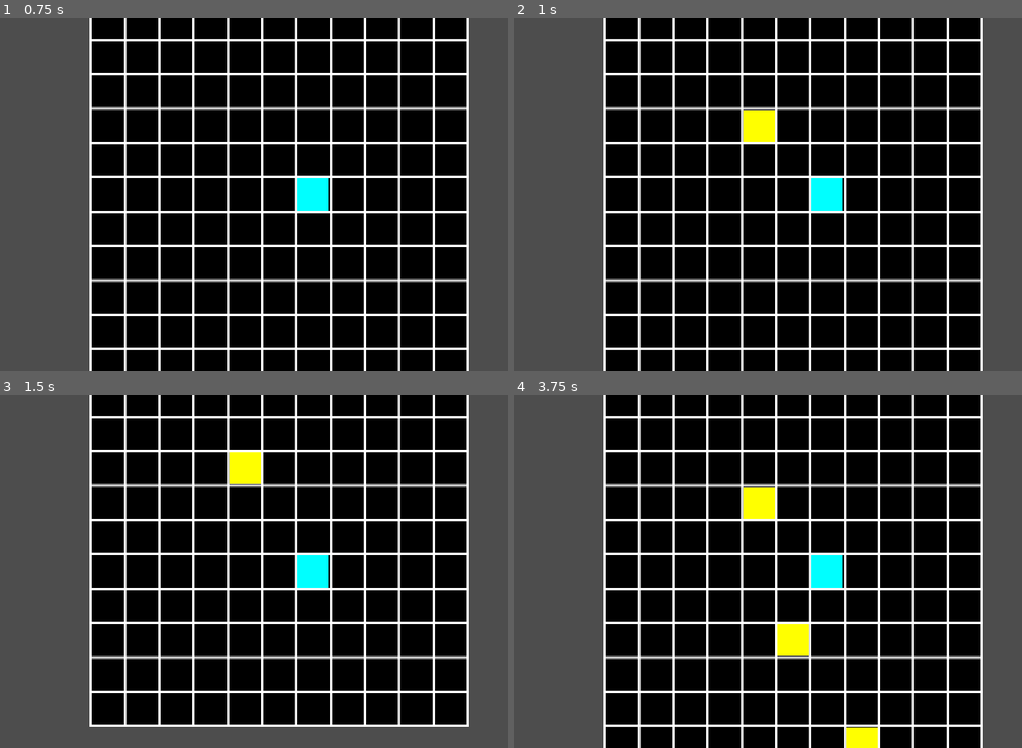
Above: before the commit, frames 1-4 (two rows, left to right).
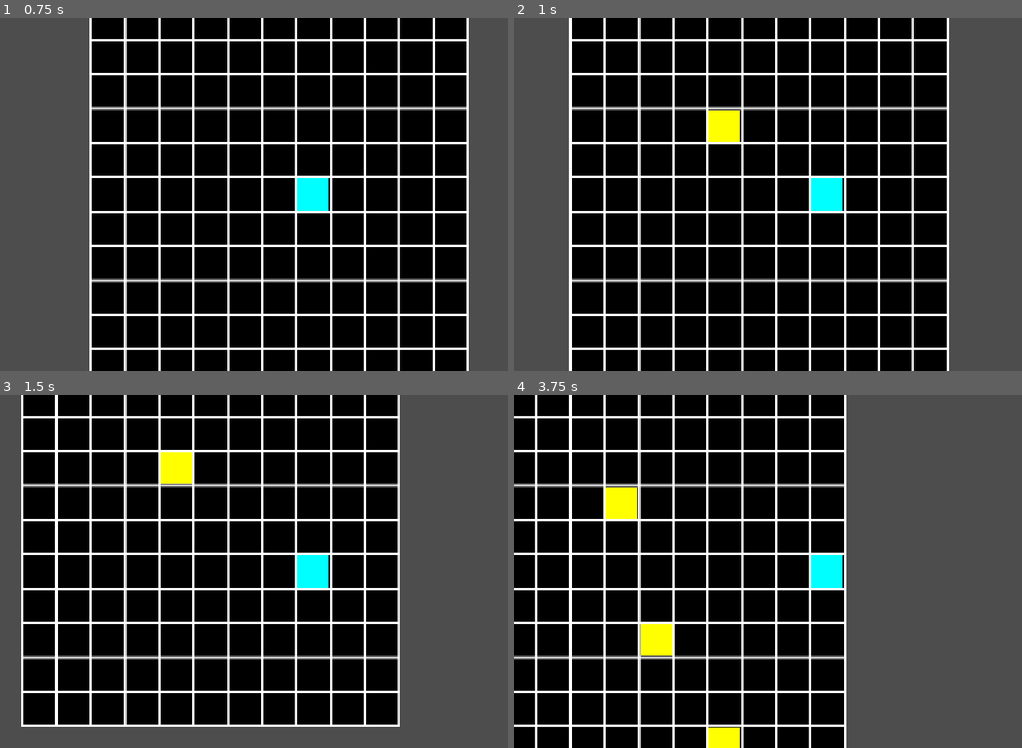
Above: after the commit, the same moments.

Repository: maseyonok421/maseyonok-sTestGameAboutPointThatCanMoveIn4DirectionsOnGrid
Game: Godot game, scene res://scenes/game.tscn
Same seed, same stepped clock (60 frames per second), same inputs: the game is played once before the commit and once after it.
Inputs:
- Up to frame 1 (0.75 s): tap Enter at 0.5 s; hold Right (ui_right) from 0.53 s (still down)
- Up to frame 2 (1 s): keep holding Right (ui_right)
- Up to frame 3 (1.5 s): release Right (ui_right) at 1.28 s; hold Down (ui_down) from 1.28 s (still down)
- Up to frame 4 (3.75 s): release Down (ui_down) at 2.03 s; hold Right (ui_right) 2.03-2.78 s; hold Up (ui_up) 2.78-3.53 s; hold Left (ui_left) from 3.53 s (still down)

Frame 1 is identical in both runs. In frame 2, 14% of the frame differs, in the area x 10-93%, y 0-100%; in frame 3, 26%; in frame 4, 47%, in the area x 0-93%, y 0-100%.

Commit message:
snake move logic

Diff:
--- a/prefabs/player.tscn
+++ b/prefabs/player.tscn
@@ -18,3 +18,8 @@
 
 [node name="CollisionShape2D" type="CollisionShape2D" parent="Area2D"]
 shape = SubResource("RectangleShape2D_4dohe")
+
+[node name="moveTimer" type="Timer" parent="."]
+wait_time = 0.25
+
+[connection signal="timeout" from="moveTimer" to="." method="_on_move_timer_timeout"]
--- a/scenes/game.tscn
+++ b/scenes/game.tscn
@@ -1,10 +1,9 @@
-[gd_scene load_steps=6 format=3 uid="uid://ct3fjmk24n06b"]
+[gd_scene load_steps=5 format=3 uid="uid://ct3fjmk24n06b"]
 
 [ext_resource type="Script" uid="uid://dh3cvjg3ekaqr" path="res://scripts/gameManager.gd" id="1_lnu2h"]
 [ext_resource type="PackedScene" uid="uid://d24wgwq3572gw" path="res://prefabs/player.tscn" id="1_uwrxv"]
 [ext_resource type="PackedScene" uid="uid://djan4vsx0to1k" path="res://prefabs/point_spawner.tscn" id="2_iywne"]
 [ext_resource type="Script" uid="uid://bw3u537vgvml3" path="res://scripts/bgGenerator.gd" id="3_lnu2h"]
-[ext_resource type="PackedScene" uid="uid://b6q82v8ol3bjw" path="res://prefabs/point.tscn" id="4_lbhrr"]
 
 [node name="Game" type="Node2D"]
 script = ExtResource("1_lnu2h")
@@ -12,8 +11,6 @@
 [node name="bg" type="Sprite2D" parent="."]
 script = ExtResource("3_lnu2h")
 
-[node name="Point" parent="." instance=ExtResource("4_lbhrr")]
-
 [node name="PointSpawner" parent="." instance=ExtResource("2_iywne")]
 position = Vector2(12, -61)
 
--- a/scripts/player.gd
+++ b/scripts/player.gd
@@ -3,6 +3,12 @@
 @export var positionX = 0
 @export var positionY = 0
 var time = 0
+
+var direction = -1 # -1 - off;    0 - left; 1 - up;
+#                     2 - right;  3 - down;
+
+var isMovingX = 0
+var isMovingY = 0
 
 func moveToCoordinates() -> void:
 	global_position.x = \
@@ -26,12 +32,20 @@
 func _process(delta: float) -> void:
 	if   Input.is_action_just_pressed("ui_left"):
 		positionX -= 1
+		direction = 0
+		$moveTimer.start()
 	elif Input.is_action_just_pressed("ui_right"):
 		positionX += 1
+		direction = 2
+		$moveTimer.start()
 	elif Input.is_action_just_pressed("ui_up"):
 		positionY -= 1
+		direction = 1
+		$moveTimer.start()
 	elif Input.is_action_just_pressed("ui_down"):
 		positionY += 1
+		direction = 3
+		$moveTimer.start()
 
 	moveToCoordinates()
 
@@ -39,3 +53,16 @@
 	if (int)(time)%100 == 7 :
 		print("X = ", positionX, "; Y = ", positionY,
 		"; score = ", Global.score, "\n")
+
+
+func _on_move_timer_timeout() -> void:
+	if   direction == -1:
+		pass
+	elif direction == 0:
+		positionX -= 1
+	elif direction == 1:
+		positionY -= 1
+	elif direction == 2:
+		positionX += 1
+	elif direction == 3:
+		positionY += 1
